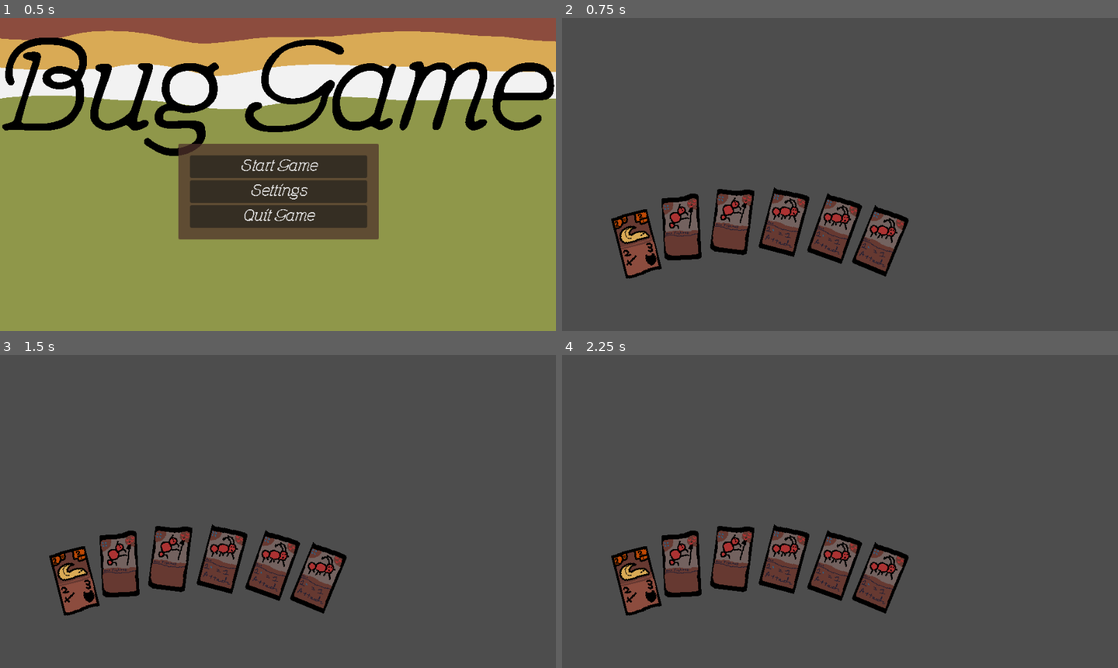
Above: before the commit, frames 1-4 (two rows, left to right).
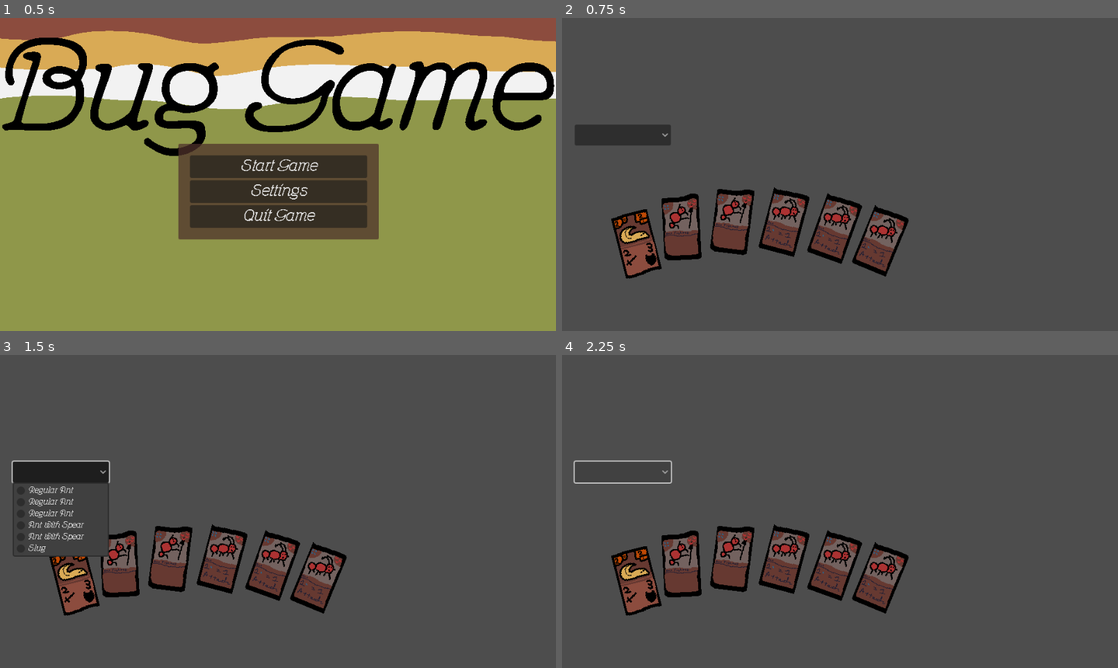
Above: after the commit, the same moments.

Repository: ccsf-cs-club/summer2024-bug-game
Game: Godot game, scene res://scenes/main.tscn
Two runs of this game, one before a commit and one after it. Both use one fixed random seed, a clock stepped at 60 frames per second and the inputs below.
Inputs (mouse positions are in pixels of both pictures, inside the frame that each line leads up to):
- Up to frame 1 (0.5 s): no input
- Up to frame 2 (0.75 s): click "Start Game" at 0.5 s
- Up to frame 3 (1.5 s): click (61, 470) at 1.27 s
- Up to frame 4 (2.25 s): click (623, 470) at 2.02 s

Frame 1 is identical in both runs. In frame 2, 1.1% of the frame differs, in the area x 2-20%, y 34-41%; in frame 3, 2.2%, in the area x 2-20%, y 33-65%; in frame 4, 0.2%.

Commit message:
Hooking card selector back up

Diff:
--- a/scenes/yourCardHand.tscn
+++ b/scenes/yourCardHand_OLD.tscn
@@ -1,12 +1,12 @@
 [gd_scene load_steps=8 format=3 uid="uid://btt8n2bivimgl"]
 
-[ext_resource type="Script" path="res://scripts/yourCardHand.gd" id="1_xy8a7"]
-[ext_resource type="PackedScene" uid="uid://blsdayu0ykgoc" path="res://scenes/card.tscn" id="2_8fthn"]
-[ext_resource type="FontFile" uid="uid://cuhsatigs30dl" path="res://assets/feronia/Feronia.ttf" id="2_t11rx"]
-[ext_resource type="Script" path="res://scripts/CardSelected.gd" id="4_66jsq"]
+[ext_resource type="Script" path="res://scripts/yourCardHand.gd" id="1_a1drg"]
+[ext_resource type="FontFile" uid="uid://cuhsatigs30dl" path="res://assets/feronia/Feronia.ttf" id="2_8x3mv"]
+[ext_resource type="PackedScene" uid="uid://blsdayu0ykgoc" path="res://scenes/card.tscn" id="3_qt3xb"]
+[ext_resource type="Script" path="res://scripts/CardSelected.gd" id="4_mdg7b"]
 
 [sub_resource type="Theme" id="Theme_mi2yk"]
-default_font = ExtResource("2_t11rx")
+default_font = ExtResource("2_8x3mv")
 default_font_size = 10
 
 [sub_resource type="GDScript" id="GDScript_ebprm"]
--- a/scenes/yourCardHand_rev.tscn
+++ b/scenes/yourCardHand_rev.tscn
@@ -1,9 +1,24 @@
-[gd_scene load_steps=2 format=3 uid="uid://oqo5vvvlbmex"]
+[gd_scene load_steps=5 format=3 uid="uid://dpgml8pgm3hge"]
 
-[ext_resource type="Script" path="res://scenes/yourCardHand_rev.gd" id="1_uwmc4"]
+[ext_resource type="Script" path="res://scripts/yourCardHand_rev.gd" id="1_8nvfs"]
+[ext_resource type="FontFile" uid="uid://cuhsatigs30dl" path="res://assets/feronia/Feronia.ttf" id="2_4iybf"]
+[ext_resource type="Script" path="res://scripts/CardSelected.gd" id="3_ewjq5"]
 
-[node name="yourCardHand" type="Node2D" node_paths=PackedStringArray("card_container")]
-script = ExtResource("1_uwmc4")
+[sub_resource type="Theme" id="Theme_lukbi"]
+default_font = ExtResource("2_4iybf")
+
+[node name="yourCardHand" type="Node2D" node_paths=PackedStringArray("cardPlayed", "card_container")]
+script = ExtResource("1_8nvfs")
+cardPlayed = NodePath("CardSelected_TEMP_TILL_DRAG")
 card_container = NodePath("HandContainer")
 
 [node name="HandContainer" type="Node2D" parent="."]
+
+[node name="CardSelected_TEMP_TILL_DRAG" type="OptionButton" parent="."]
+offset_left = 22.0
+offset_top = 184.0
+offset_right = 188.0
+offset_bottom = 220.0
+theme = SubResource("Theme_lukbi")
+allow_reselect = true
+script = ExtResource("3_ewjq5")
--- a/scenes/yourCardHand_rev.gd
+++ b/scripts/yourCardHand_rev.gd
@@ -14,15 +14,11 @@
 @onready var OvalAngleVector = Vector2.ZERO
 #FIXME: needs to be dynamic and adjust numbers according to number of cards and size of texture
 
-# Handles functions for manipulating the player's current hand
-#cardPlayed.item_selected.connect =
-
 
 # zoinks we need the card object
 func getIndexRelativeCard(selected_item: int):
 	print("Meowmeowmeomeowmoewmoew    ", selected_item)
 	cardPlayedSignal.emit(Player.cardsArray[selected_item])
-	#cardPlayedSignal.emit(42)
 
 # Function to add cards to the HBoxContainer
 func add_cards(cards: Array[Card]):
@@ -45,8 +41,8 @@
 
 # Called when the node enters the scene tree for the first time.
 func _ready():
-	#cardPlayed.item_selected.connect(getIndexRelativeCard)
-	pass # Replace with function body.
+	# DON'T GET RID OF THIS SIGNAL!!
+	cardPlayed.item_selected.connect(getIndexRelativeCard)
 
 
 # Called every frame. 'delta' is the elapsed time since the previous frame.
Not shown: 3 places in scenes/yourCardHand_OLD.tscn that only renumber resources
